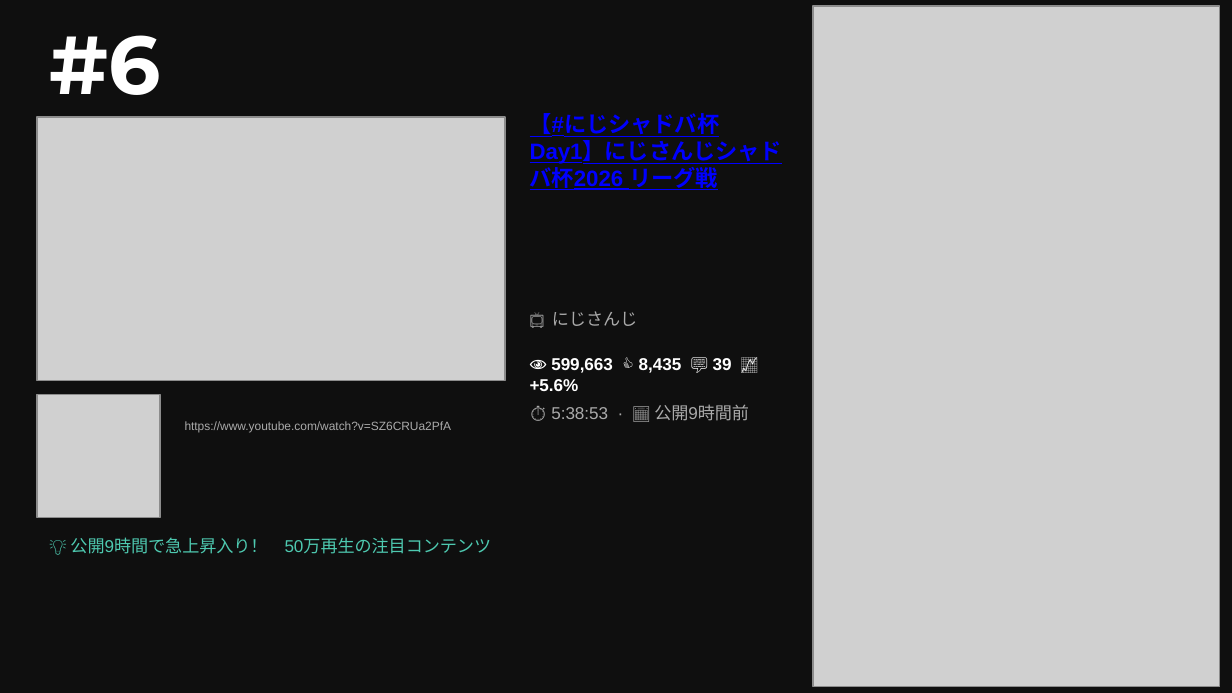
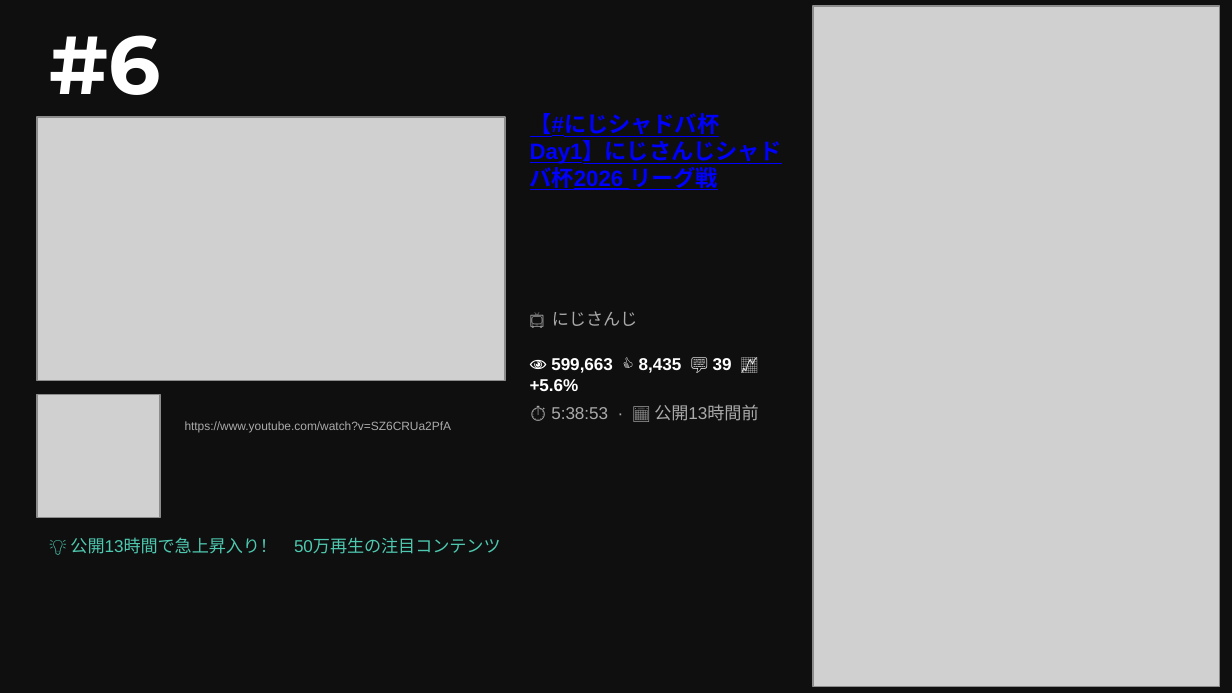
Before and after one commit to asaneasaburo0910-hub/youtube-crawler, a slide deck: slide 6 of youtube_ranking_20260614.pptx. Drawn at 1232x693 pixels with LibreOffice and Linux fonts; fonts in the diff are those of the drawing; grey boxes stand for pictures. Boxes give left, top, right and bottom in pixels: in the first picture for what was removed or moved away, otherwise in the second. Text is boxed around its words. In the diff, an @@ line names an element or a change of style, - is before the commit and + after.

```diff
--- a/youtube_ranking_20260614.pptx
+++ b/youtube_ranking_20260614.pptx
@@ text at [551, 404, 758, 421]: text changed @@
-⏱ 5:38:53 · 📅 公開9時間前
+⏱ 5:38:53 · 📅 公開13時間前
@@ text at [70, 538, 501, 554]: text changed @@
-💡 公開9時間で急上昇入り！ 50万再生の注目コンテンツ
+💡 公開13時間で急上昇入り！ 50万再生の注目コンテンツ
```
Also in this commit, not shown: 9 other slides changed, 3 other files.
